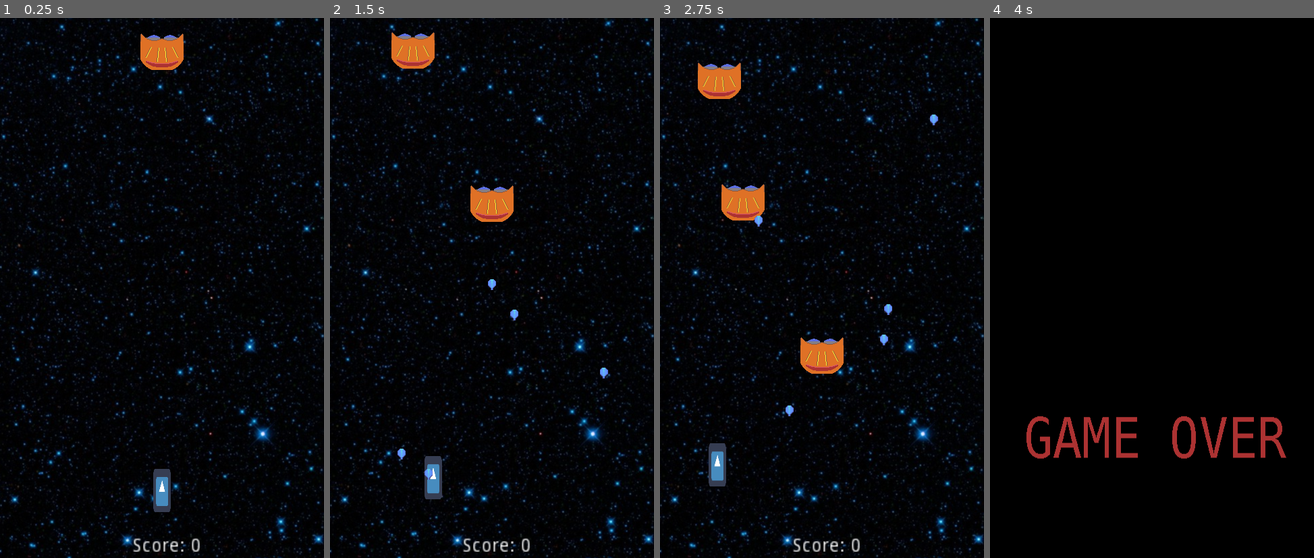
Above: before the commit, frames 1-4 (left to right).
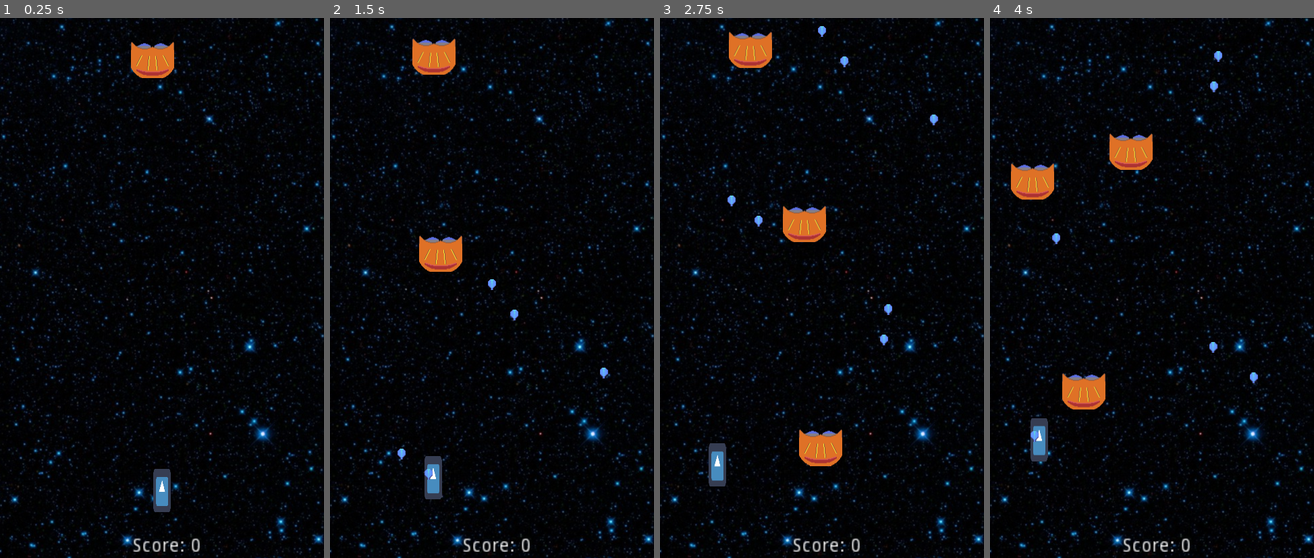
Above: after the commit, the same moments.

Repository: brendantfitzgerald/Project_01
Game: Godot game, scene res://Main.tscn
Two runs of this game, one before a commit and one after it. Both use one fixed random seed, a clock stepped at 60 frames per second and the inputs below. The engine's default icon, where the game draws it, is replaced by a stand-in: a white triangle on a blue panel in a dark square.
Inputs (mouse positions are in pixels of both pictures, inside the frame that each line leads up to):
- Up to frame 1 (0.25 s): no input
- Up to frame 2 (1.5 s): tap Enter (restart_game) at 0.5 s; move the mouse to (563, 261) at 0.52 s; hold Right (ui_right) from 0.53 s (still down); click (563, 261) at 0.6 s; tap Up (ui_up) at 0.77 s; move the mouse to (427, 315) at 1.27 s; click (427, 315) at 1.35 s
- Up to frame 3 (2.75 s): tap Up (ui_up) at 1.52 s; move the mouse to (854, 169) at 2.02 s; release Right (ui_right) at 2.03 s; hold Left (ui_left) from 2.03 s (still down); click (854, 169) at 2.1 s
- Up to frame 4 (4 s): move the mouse to (1135, 396) at 2.77 s; release Left (ui_left) at 2.78 s; hold Right (ui_right) from 2.78 s (still down); click (1135, 396) at 2.85 s; tap Up (ui_up) at 3.02, 3.77 s; move the mouse to (1249, 369) at 3.52 s; click (1249, 369) at 3.6 s

The runs differ from the first frame. In frame 1, 0.8% of the frame differs, in the area x 40-57%, y 2-12%; in frame 2, 2.6%; in frame 3, 4.8%; in frame 4, 12%, in the area x 0-100%, y 0-100%.

Commit message:
Randomized all Incomer movement.

Diff:
--- a/Project_01/Incomer.gd
+++ b/Project_01/Incomer.gd
@@ -4,34 +4,30 @@
 # Declare member variables here. Examples:
 var health = 3
 var targetPositionX = self.position.x
-var EnemyNumber = 0
+var enemySpeed = rand_range(1,6)
 
 # Called when the node enters the scene tree for the first time.
 func _ready():
 	add_to_group("Enemies")
-	EnemyNumber = get_tree().get_nodes_in_group("Enemies").size()
-	if EnemyNumber > 3:
-		targetPositionX = rand_range(0,480)
-	print("EnemyNumber: ", EnemyNumber)
 	pass # Replace with function body.
 
 
 # Called every frame. 'delta' is the elapsed time since the previous frame.
 func _process(delta):
-	self.position.y += 3
-	if EnemyNumber > 3:
-		if (self.position.x - targetPositionX) < -20:
-			self.position.x += 1
-		elif (self.position.x - targetPositionX) > 20:
-			self.position.x -= 1
-		else:
-			targetPositionX = rand_range(0,480)
+	self.position.y += enemySpeed
+	if (self.position.x - targetPositionX) < -20:
+		self.position.x += 1
+	elif (self.position.x - targetPositionX) > 20:
+		self.position.x -= 1
+	else:
+		targetPositionX = rand_range(0,480)
 	if self.position.y >= 800:
-		print("Hit bottom.")
 		go.destroy(self)
 	pass
 
 func area_entered(otherArea):
+	var hit = otherArea.get_parent().name
+	print (hit)
 	self.health -= 1
 	if self.health < 1:
 		go.destroy(self)
